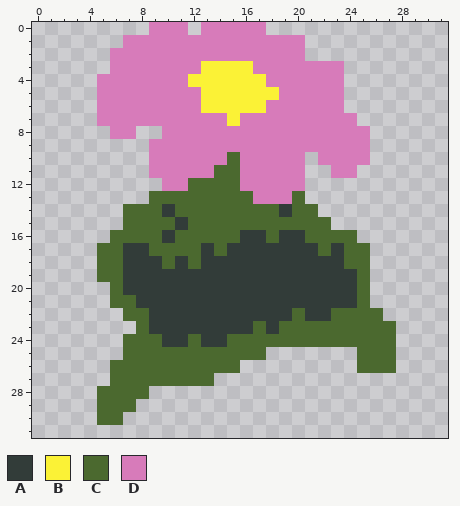
Edited in one commit: pixel-art sprite (Assets/Art/FlowerEnemy/FlowerEnemyAttack/FlowerEnemyAttack6.png). That is the earlier state.
The file is 32x32 pixels.
Palette (. is transparent): A #323c39  B #fbf236  C #4b692f  D #d77bba
Pixels before, first column x 5:
 0 ....DDD.DDDDD..........
 1 ..DDDDDDDDDDDDDD.......
 2 .DDDDDDDDDDDDDDD.......
 3 .DDDDDDDBBBBDDDDDDD....
 4 DDDDDDDBBBBBBDDDDDD....
 5 DDDDDDDDBBBBBBDDDDD....
 6 DDDDDDDDBBBBBDDDDDD....
 7 DDDDDDDDDDBDDDDDDDDD...
 8 .DD..DDDDDDDDDDDDDDDD..
 9 ....DDDDDDDDDDDDDDDDD..
10 ....DDDDDDCDDDDD.DDDD..
11 ....DDDDDCCDDDDD..DD...
12 .....DDCCCCDDDDD.......
13 ....CCCCCCCCDDDC.......
14 ..CCCACCCCCCCCACC......
15 ..CCCCACCCCCCCCCCC.....
16 .CCCCACCCCCAACAACCCC...
17 CCAACCCCACAAAAAAACACC..
18 CCAAACACAAAAAAAAAAACC..
19 CCAAAAAAAAAAAAAAAAAAC..
20 .CAAAAAAAAAAAAAAAAAAC..
21 .CCAAAAAAAAAAAAAAAAAC..
22 ..CCAAAAAAAAAAACAACCCC.
23 ...CAAAAAAAACACCCCCCCCC
24 ..CCCAACAACCCCCCCCCCCCC
25 ..CCCCCCCCCCC.......CCC
26 .CCCCCCCCCC.........CCC
27 .CCCCCCCC..............
28 CCCC...................
29 CCC....................
30 CC.....................
Once edited:
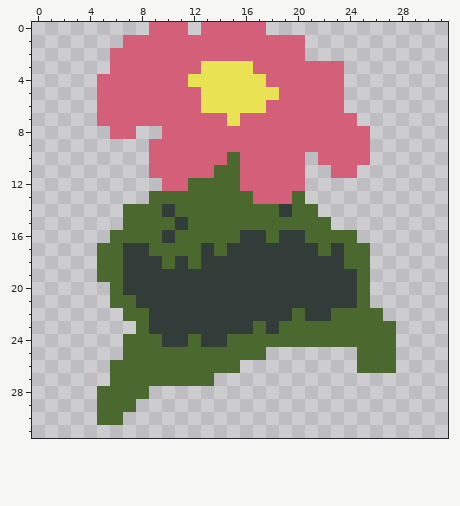
From old to new:
colour B: #fbf236 -> #e9e252
colour D: #d77bba -> #d36078
Pixel boxes of the changes (left, top, right, bottom) in both pictures:
changed: (97, 22, 370, 204)
